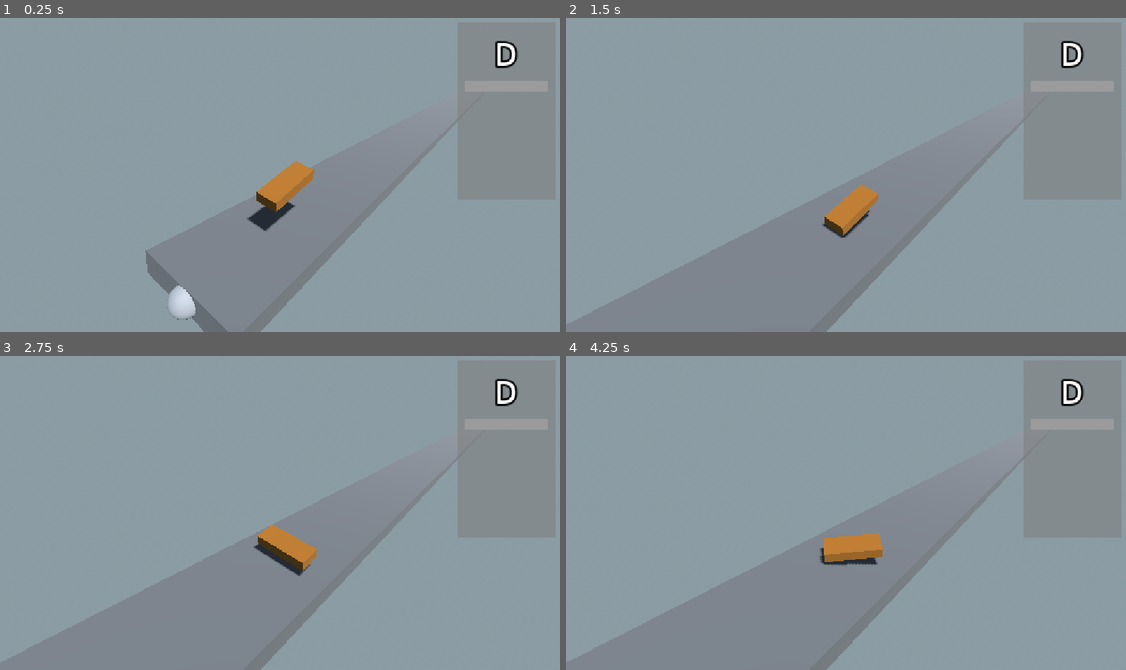
Above: before the commit, frames 1-4 (two rows, left to right).
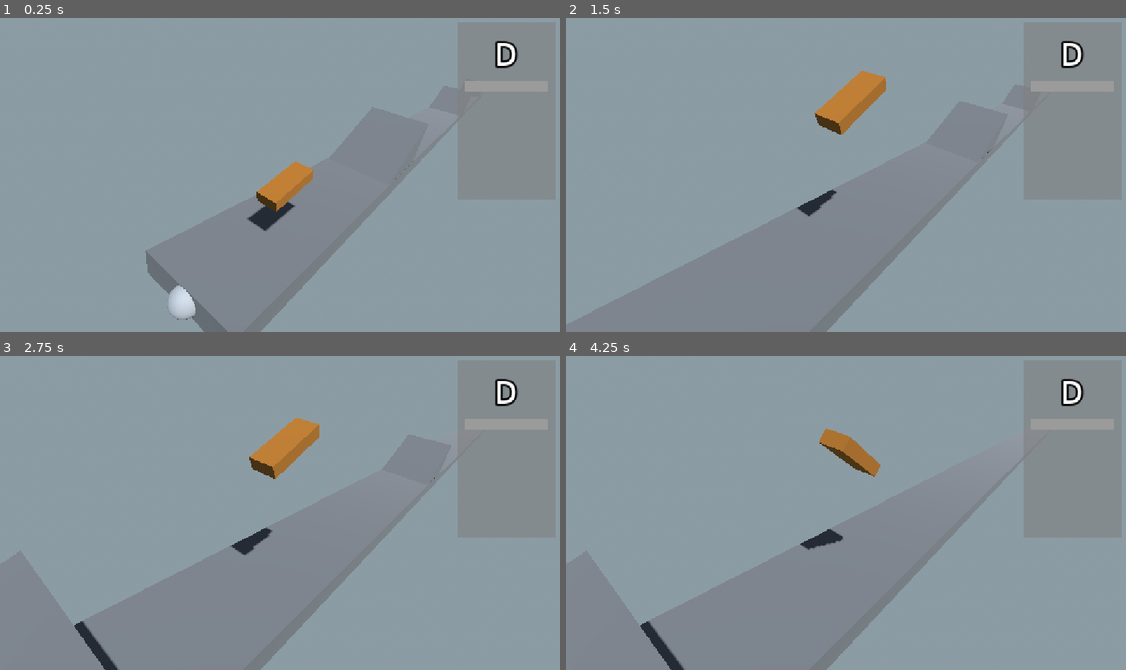
Above: after the commit, the same moments.

Repository: SlyZ1/ludum60
Game: Godot game, scene res://scenes/skate_prototype.tscn
Two runs of this game, one before a commit and one after it. Both use one fixed random seed, a clock stepped at 60 frames per second and the inputs below.
Inputs:
- Up to frame 1 (0.25 s): no input
- Up to frame 2 (1.5 s): hold B (B) 0.53-1.28 s; tap F (F) at 0.8, 1.35 s
- Up to frame 3 (2.75 s): tap H (H) at 1.55 s; hold H (H) from 2.03 s (still down); tap Y (Y) at 2.3 s
- Up to frame 4 (4.25 s): release H (H) at 2.78 s; tap Y (Y) at 2.85 s; tap B (B) at 3.05 s; hold B (B) from 3.53 s (still down); tap F (F) at 3.8 s

The runs differ from the first frame. In frame 1, less than 0.1% of the frame differs, in the area x 45-74%, y 45-62%; in frame 2, 2.4%; in frame 3, 2.8%, in the area x 13-78%, y 19-100%; in frame 4, 2.2%.

Commit message:
Tamere

Diff:
--- a/combo_graph.json
+++ b/combo_graph.json
@@ -17,25 +17,19 @@
 			"name" : "instable_saut",
 			"input" : "fhyb",
 			"duration" : 0.9,
-			"next" : ["saut"]
-		},
-		{
-			"name" : "saut",
-			"input" : "fHyb",
-			"duration" : 1.4,
 			"next" : ["kickflip_gauche", "kickflip_droite", "backflip"]
 		},
 		{
 			"name" : "kickflip_gauche",
 			"input" : "fhYb",
 			"duration" : 0.8,
-			"next" : []
+			"next" : ["backflip"]
 		},
 		{
 			"name" : "kickflip_droite",
 			"input" : "fhyB",
 			"duration" : 0.8,
-			"next" : []
+			"next" : ["backflip"]
 		},
 		{
 			"name" : "backflip",
--- a/prefabs/skate.tscn
+++ b/prefabs/skate.tscn
@@ -1,7 +1,10 @@
-[gd_scene format=3 uid="uid://cb1r5a4npulm6"]
+[gd_scene format=3 uid="uid://dqi8e4nn6yni4"]
 
-[ext_resource type="Script" uid="uid://dhrwk24kr7uqb" path="res://scripts/skate_orientation.gd" id="1_tjnl1"]
-[ext_resource type="Script" uid="uid://bgwv5b1vd00jg" path="res://scripts/anim_controller.gd" id="2_a3nxw"]
+[ext_resource type="Script" uid="uid://dhrwk24kr7uqb" path="res://scripts/skate_orientation.gd" id="1_sgunh"]
+[ext_resource type="Script" uid="uid://bgwv5b1vd00jg" path="res://scripts/anim_controller.gd" id="2_2wimw"]
+
+[sub_resource type="SphereShape3D" id="SphereShape3D_tnd71"]
+radius = 1.0
 
 [sub_resource type="BoxMesh" id="BoxMesh_qn4bn"]
 size = Vector3(2.0212402, 1, 5.1572266)
@@ -10,28 +13,28 @@
 albedo_color = Color(0.54, 0.33102003, 0.0756, 1)
 metallic_specular = 0.51
 
-[sub_resource type="SphereShape3D" id="SphereShape3D_tnd71"]
-radius = 1.0
-
-[node name="Skate" type="MeshInstance3D" unique_id=1567484574 node_paths=PackedStringArray("capteur_back", "capteur_front")]
-transform = Transform3D(-1.9451564e-08, 0, 0.4449999, 0, 0.44499996, 0, -0.4449999, 0, -1.9451564e-08, 0, 0, 0)
-mesh = SubResource("BoxMesh_qn4bn")
-surface_material_override/0 = SubResource("StandardMaterial3D_xi3o1")
-script = ExtResource("1_tjnl1")
+[node name="SkateNode" type="Node3D" unique_id=38373150 node_paths=PackedStringArray("capteur_back", "capteur_front", "mesh_instance")]
+transform = Transform3D(-4.371139e-08, 0, 1, 0, 1, 0, -1, 0, -4.371139e-08, 0, 0, 0)
+script = ExtResource("1_sgunh")
 capteur_back = NodePath("CapteurBack")
 capteur_front = NodePath("CapteurFront")
-ground_offset = 0.6779999999999999
-
-[node name="AnimController" type="Node" parent="." unique_id=671014669]
-script = ExtResource("2_a3nxw")
+mesh_instance = NodePath("Skate")
 
 [node name="CapteurFront" type="ShapeCast3D" parent="." unique_id=251090142]
-transform = Transform3D(0.99933356, 0, -0.036478832, 0, 0.9999999, 0, 0.036478832, 0, 0.99933356, 0.035, 0, 2)
+transform = Transform3D(0.44470334, 0, -0.01623308, 0, 0.4449999, 0, 0.01623308, 0, 0.44470334, 0.015574996, 0, 0.88999975)
 shape = SubResource("SphereShape3D_tnd71")
 target_position = Vector3(0, 0, 0)
 metadata/_edit_lock_ = true
 
 [node name="CapteurBack" type="ShapeCast3D" parent="." unique_id=491530469]
-transform = Transform3D(0.99983317, 0, -0.01824246, 0, 0.99999994, 0, 0.01824246, 0, 0.99983317, 0, 0, -2)
+transform = Transform3D(0.44492567, 0, -0.008117892, 0, 0.44499993, 0, 0.008117892, 0, 0.44492567, 3.5527137e-15, 0, -0.88999975)
 shape = SubResource("SphereShape3D_tnd71")
 target_position = Vector3(0, 0, 0)
+
+[node name="Skate" type="MeshInstance3D" parent="." unique_id=1567484574]
+transform = Transform3D(0.4449999, 0, 0, 0, 0.44499996, 0, 0, 0, 0.4449999, 0, 0, 0)
+mesh = SubResource("BoxMesh_qn4bn")
+surface_material_override/0 = SubResource("StandardMaterial3D_xi3o1")
+
+[node name="AnimController" type="Node" parent="." unique_id=671014669]
+script = ExtResource("2_2wimw")
--- /dev/null
+++ b/scenes/hard_ease_out.tres
@@ -0,0 +1,5 @@
+[gd_resource type="Curve" format=3 uid="uid://bs6qtligyoqs0"]
+
+[resource]
+_data = [Vector2(0, 0), 0.0, 2.4269667, 0, 0, Vector2(1, 1), 0.11524024, 0.0, 0, 0]
+point_count = 2
--- a/scenes/skate_prototype.tscn
+++ b/scenes/skate_prototype.tscn
@@ -27,7 +27,7 @@
 sections = Array[PackedScene]([ExtResource("2_wc5y2"), ExtResource("4_vvnha")])
 
 [node name="Skate" parent="." unique_id=1567484574 instance=ExtResource("4_wc5y2")]
-transform = Transform3D(0.4449999, 0, 0, 0, 0.44499996, 0, 0, 0, 0.4449999, 0, 3.160342, 0)
+transform = Transform3D(-1.9233012e-08, 0, 0.44, 0, 0.44, 0, -0.44, 0, -1.9233012e-08, 0, 3.160342, 0)
 
 [node name="Camera3D" type="Camera3D" parent="." unique_id=483684695 node_paths=PackedStringArray("target")]
 transform = Transform3D(0.6203616, 0.49924627, -0.60490054, 0, 0.7712461, 0.6365372, 0.78431594, -0.39488325, 0.47845143, -6.0490055, 7.4649754, 4.7845144)
--- a/scripts/anim_controller.gd
+++ b/scripts/anim_controller.gd
@@ -15,13 +15,13 @@
 	TrickManager.trick_ended.connect(_on_trick_end)
 
 func _process(delta: float) -> void:
-	var current_rotation: Quaternion = Quaternion(Vector3(0, 1, 0), -PI / 2)
+	var current_rotation: Quaternion = Quaternion.IDENTITY
 	for trick in active_tricks:
 		current_rotation *= trick.q
 		current_rotation = current_rotation.normalized()
 
 	#get_parent().rotation = (current_rotation.get_euler())
-	get_parent().apply_rotation(Basis(current_rotation))
+	get_parent().set_rot(Basis(current_rotation))
 
 func tween_axis_angle(object: Object, property: String, axis: Vector3, target_angle: float, duration: float, curve: Curve = null) -> Tween:
 	var normalized_axis = axis.normalized()
@@ -40,6 +40,7 @@
 	var _anim := TrickManager.get_resource(_name)
 	var _duration := TrickManager.get_trick_duration(_name)
 
+	if _anim.reset_velocities: get_parent().reset_velocities()
 	get_parent().apply_impulse(_anim.impulse_back, _anim.impulse_front)
 
 	var already_active := active_tricks.find_custom(func(trick): return trick.trick_name == _name)
@@ -49,7 +50,7 @@
 		var trick := BasicTrick.new(_name)
 		print(_name)
 		active_tricks.push_back(trick)
-		tween_axis_angle(trick, "q", _anim.rot_axis, deg_to_rad(_anim.rot_angle), _duration, _anim.curve)
+		tween_axis_angle(trick, "q", _anim.rot_axis, deg_to_rad(_anim.rot_angle), _anim.animation_duration, _anim.curve)
 
 func _on_trick_end() -> void:
 	active_tricks.clear()
--- a/scripts/animation_template.gd
+++ b/scripts/animation_template.gd
@@ -5,7 +5,9 @@
 @export var rot_angle: float
 @export var impulse_front: float
 @export var impulse_back: float
+@export var reset_velocities: bool = true
 @export var curve: Curve
+@export var animation_duration: float = 0.5
 
 func to_quaternion() -> Quaternion:
 	return Quaternion(rot_axis.normalized(), deg_to_rad(rot_angle))
--- a/scripts/map_loader.gd
+++ b/scripts/map_loader.gd
@@ -27,7 +27,7 @@
 	return Basis.from_euler(Vector3(0, 0, deg_to_rad(s_angle))) * Vector3.UP
 
 func _new_section(snap_to: Vector3) -> Section:
-	var new_section: Section = sections[0].instantiate() as Section
+	var new_section: Section = sections.pick_random().instantiate() as Section
 	container.add_child(new_section)
 	new_section.snap(snap_to)
 	new_section.visible = false
--- a/scripts/skate_orientation.gd
+++ b/scripts/skate_orientation.gd
@@ -1,8 +1,8 @@
-extends MeshInstance3D
+extends Node3D
 
 @export var capteur_back: ShapeCast3D
 @export var capteur_front: ShapeCast3D
-@export_range(0.5, 2) var ground_offset: float
+@export var mesh_instance: MeshInstance3D
 
 var velocity_back: float = 0
 var velocity_front: float = 0
@@ -19,7 +19,7 @@
 
 	var angle: float = atan2(direction.dot(up), longueur_h)
 	var max_rad: float = deg_to_rad(30)
-	if abs(angle) <= max_rad:
+	if angle >= -max_rad && angle <= 0:
 		return direction
 
 	angle = clamp(angle, -max_rad, max_rad)
@@ -29,12 +29,22 @@
 	velocity_back += impulse_back
 	velocity_front += impulse_front
 
-func apply_rotation(rot: Basis) -> void:
+func apply_rot(rot: Basis) -> void:
 	var p_back_offset: Vector3 = capteur_back.global_position - global_position
 	var p_front_offset: Vector3 = capteur_front.global_position - global_position
 	p_back_offset = rot * p_back_offset
 	p_front_offset = rot * p_front_offset
 	set_pos(p_back_offset + global_position, p_front_offset + global_position)
+
+func set_rot(rot: Basis) -> void:
+	mesh_instance.basis = rot
+
+func is_grounded() -> bool:
+	return grounded_back and grounded_front
+
+func reset_velocities() -> void:
+	velocity_back = 0
+	velocity_front = 0
 
 func _integrate(dt: float) -> void:
 	var acc: float = -20 * dt
@@ -134,7 +144,7 @@
 func _process(dt: float) -> void:
 	_integrate(dt)
 	_ground_snap(dt)
-	if Input.is_action_just_pressed("F"):
-		apply_rotation(Basis.from_euler(Vector3(0,deg_to_rad(45),0)))
-	if Input.is_action_just_pressed("H"):
-		velocity_back += 10
+	#if Input.is_action_just_pressed("F"):
+		#apply_rotation(Basis.from_euler(Vector3(0,deg_to_rad(45),0)))
+	#if Input.is_action_just_pressed("H"):
+		#velocity_back += 10
--- a/tricks/backflip.tres
+++ b/tricks/backflip.tres
@@ -1,9 +1,11 @@
 [gd_resource type="Resource" script_class="Anim" format=3 uid="uid://bg0e8c7c2t1xx"]
 
+[ext_resource type="Curve" uid="uid://bs6qtligyoqs0" path="res://scenes/hard_ease_out.tres" id="1_dy5s1"]
 [ext_resource type="Script" uid="uid://u4ge0gstrtnt" path="res://scripts/animation_template.gd" id="1_vlq55"]
 
 [resource]
 script = ExtResource("1_vlq55")
 rot_axis = Vector3(1, 0, 0)
 rot_angle = -360.0
+curve = ExtResource("1_dy5s1")
 metadata/_custom_type_script = "uid://u4ge0gstrtnt"
--- a/tricks/debut_saut.tres
+++ b/tricks/debut_saut.tres
@@ -5,5 +5,5 @@
 [resource]
 script = ExtResource("1_fgb86")
 rot_axis = Vector3(1, 0, 0)
-impulse_front = 1.0
+impulse_front = 10.0
 metadata/_custom_type_script = "uid://u4ge0gstrtnt"
--- a/tricks/instable_saut.tres
+++ b/tricks/instable_saut.tres
@@ -5,6 +5,6 @@
 [resource]
 script = ExtResource("1_fe6b6")
 rot_axis = Vector3(1, 0, 0)
-impulse_front = 2.0
-impulse_back = 2.0
+impulse_front = 10.0
+impulse_back = 10.0
 metadata/_custom_type_script = "uid://u4ge0gstrtnt"
--- a/tricks/kickflip_droite.tres
+++ b/tricks/kickflip_droite.tres
@@ -2,8 +2,13 @@
 
 [ext_resource type="Script" uid="uid://u4ge0gstrtnt" path="res://scripts/animation_template.gd" id="1_dy3i5"]
 
+[sub_resource type="Curve" id="Curve_dy3i5"]
+_data = [Vector2(0, 0), 0.0, 2.5064828, 0, 0, Vector2(1, 1), 0.0, 0.0, 0, 0]
+point_count = 2
+
 [resource]
 script = ExtResource("1_dy3i5")
 rot_axis = Vector3(0, 0, 1)
-rot_angle = -360.0
+rot_angle = 360.0
+curve = SubResource("Curve_dy3i5")
 metadata/_custom_type_script = "uid://u4ge0gstrtnt"
--- a/tricks/kickflip_gauche.tres
+++ b/tricks/kickflip_gauche.tres
@@ -2,8 +2,13 @@
 
 [ext_resource type="Script" uid="uid://u4ge0gstrtnt" path="res://scripts/animation_template.gd" id="1_klg5g"]
 
+[sub_resource type="Curve" id="Curve_dy3i5"]
+_data = [Vector2(0, 0.34831464), 0.0, 1.8847411, 0, 0, Vector2(0.76, 1), 0.0, 0.0, 0, 0]
+point_count = 2
+
 [resource]
 script = ExtResource("1_klg5g")
 rot_axis = Vector3(0, 0, 1)
-rot_angle = 360.0
+rot_angle = -360.0
+curve = SubResource("Curve_dy3i5")
 metadata/_custom_type_script = "uid://u4ge0gstrtnt"
--- a/tricks/saut.tres
+++ b/tricks/saut.tres
@@ -5,5 +5,5 @@
 [resource]
 script = ExtResource("1_d838m")
 rot_axis = Vector3(1, 0, 0)
-impulse_front = -1.0
+reset_velocities = false
 metadata/_custom_type_script = "uid://u4ge0gstrtnt"
Not shown: 1 places in scenes/skate_prototype.tscn that only renumber resources
